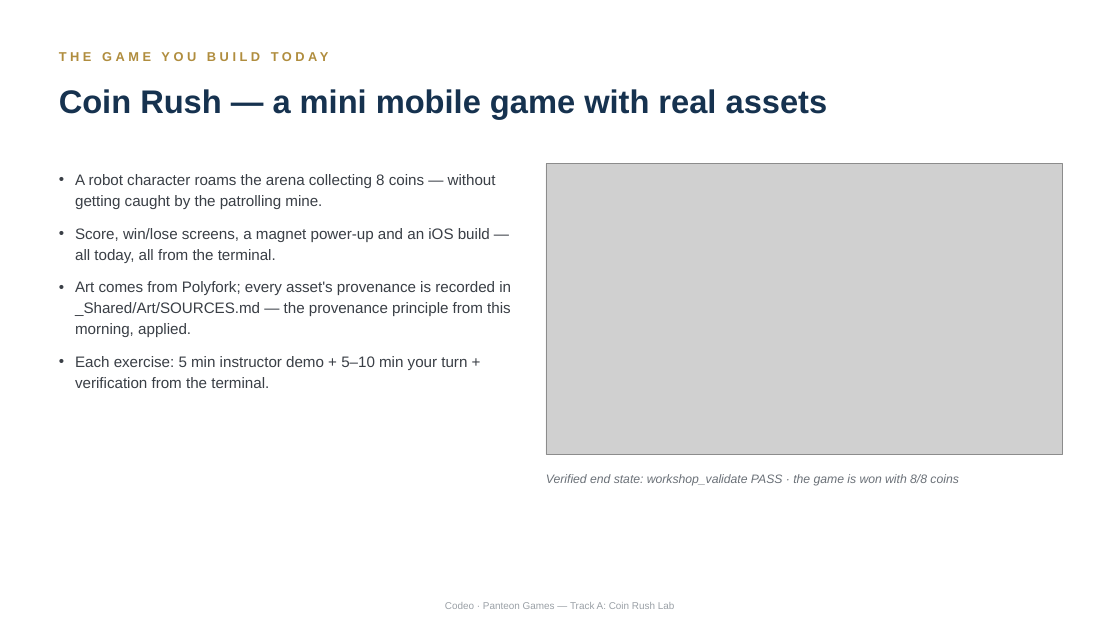
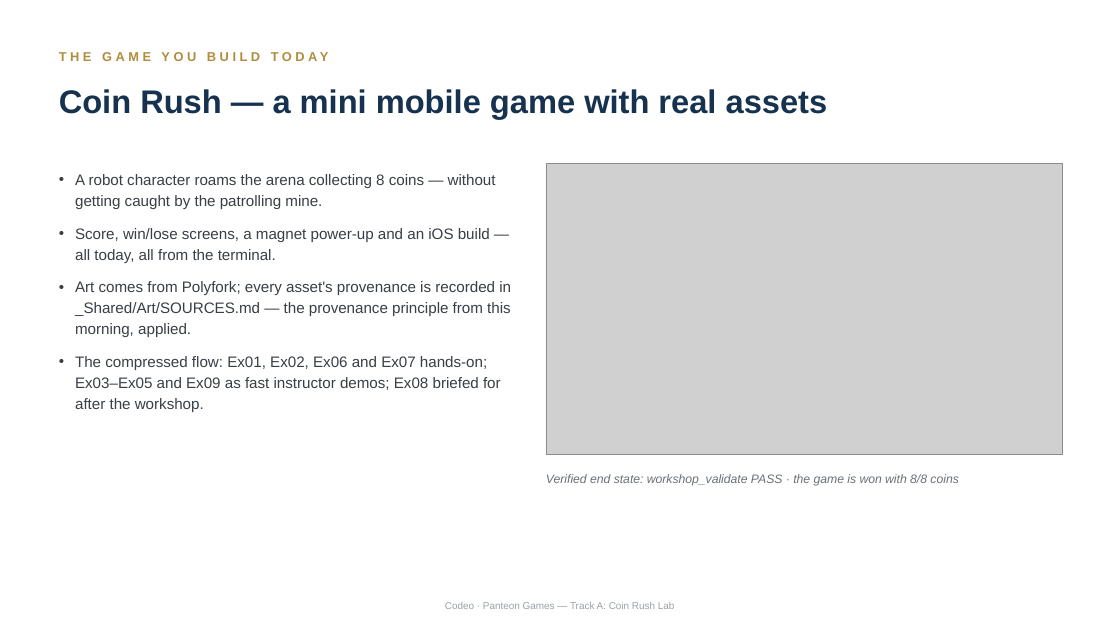
Before and after one commit to thickiran/panteon-workshop-materials, a slide deck: slide 2 of atolye_icerik/sunumlar/en/04_track_a_unity_cli_lab.pptx. Drawn at 1120x630 pixels with LibreOffice and Linux fonts; fonts in the diff are those of the drawing; grey boxes stand for pictures. Boxes give left, top, right and bottom in pixels: in the first picture for what was removed or moved away, otherwise in the second. Text is boxed around its words. In the diff, an @@ line names an element or a change of style, - is before the commit and + after.

```diff
--- a/atolye_icerik/sunumlar/en/04_track_a_unity_cli_lab.pptx
+++ b/atolye_icerik/sunumlar/en/04_track_a_unity_cli_lab.pptx
@@ text at (75, 356, 501, 412): text changed @@
-• Each exercise: 5 min instructor demo + 5–10 min your turn + verification from the terminal.
+• The compressed flow: Ex01, Ex02, Ex06 and Ex07 hands-on; Ex03–Ex05 and Ex09 as fast instructor demos; Ex08 briefed for after the workshop.
```
Also in this commit, not shown: 8 other slides changed, 13 other files.
